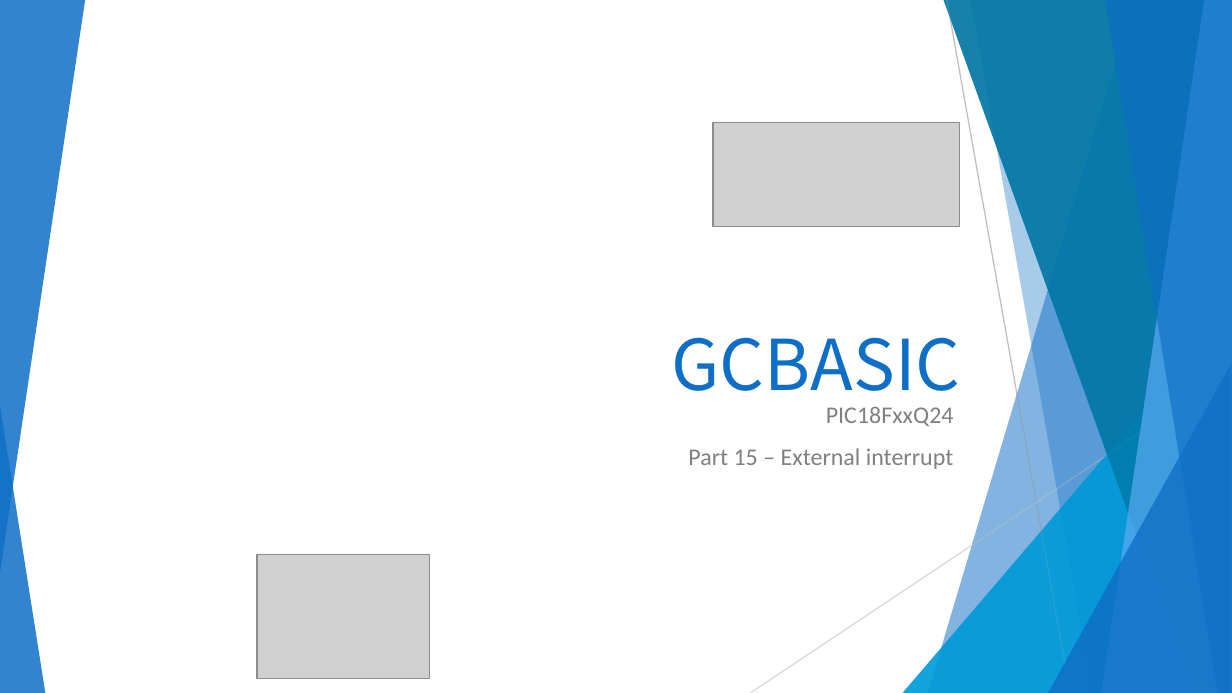
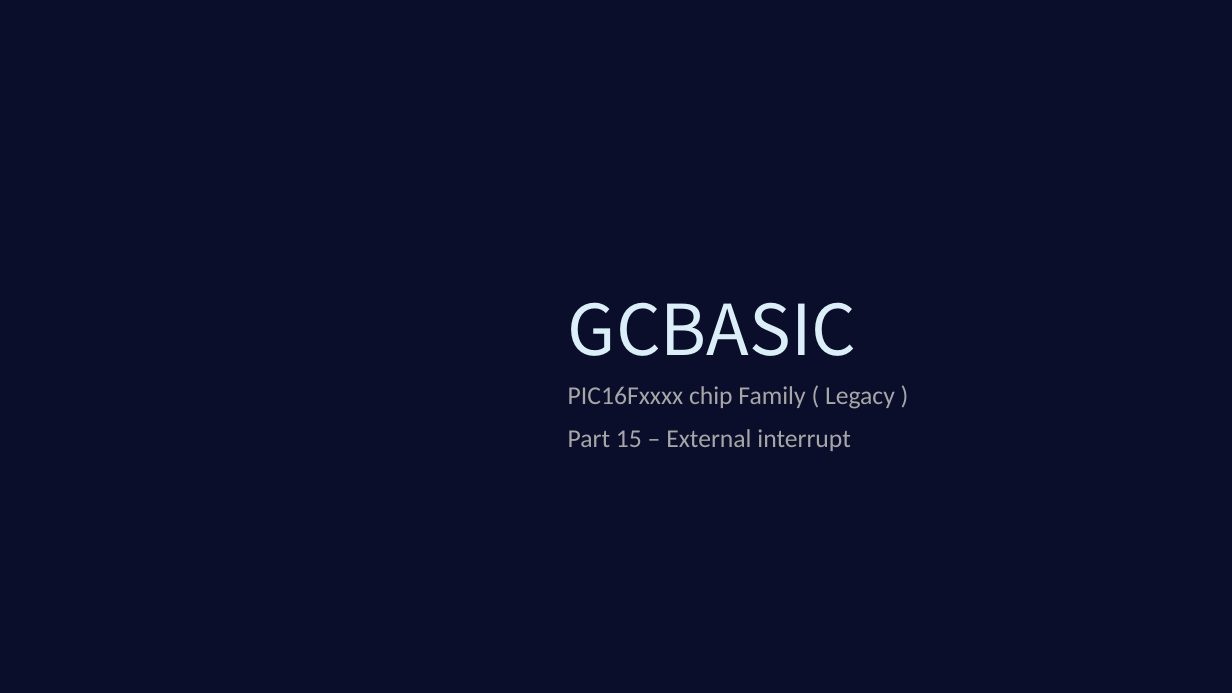
Before and after one commit to GreatCowBASIC/Demonstration_Sources, a slide deck: slide 21 of Vendor_Boards/Microchip_PICDEM 2 plus_board_2010/tutorials/GCBASIC_Part15_Interrupt.pptx (slide 18 before the commit). Drawn at 1232x693 pixels with LibreOffice and Linux fonts; fonts in the diff are those of the drawing; grey boxes stand for pictures; background and template pictures are left out; a plain dark background stands for a picture behind light text. Boxes give left, top, right and bottom in pixels: in the first picture for what was removed or moved away, otherwise in the second. Text is boxed around its words. In the diff, an @@ line names an element or a change of style, - is before the commit and + after.

Commit message:
Updated 16Fxxxx tutorials

```diff
--- a/Vendor_Boards/Microchip_PICDEM 2 plus_board_2010/tutorials/GCBASIC_Part15_Interrupt.pptx
+++ b/Vendor_Boards/Microchip_PICDEM 2 plus_board_2010/tutorials/GCBASIC_Part15_Interrupt.pptx
@@ group removed at (0, 0, 1232, 692): 5 freeform shapes, 3 triangles @@
@@ rectangle added at (0, 0, 1232, 692), fill #0A0E2B @@
@@ picture removed at (713, 123, 960, 227) @@
@@ title "GCBASIC": place and size @@
-title "GCBASIC" at (672, 337, 961, 408)
+title "GCBASIC" at (568, 302, 857, 356)
@@ title "GCBASIC" at (568, 302, 857, 356): text colour #0F6FC6 to #DBEFF9; alignment right to left @@
@@ text "PIC16Fxxxx chip Family ( Legacy ...": place and size @@
-text "PIC16Fxxxx chip Family ( Legacy ..." at (688, 406, 954, 469)
+text "PIC16Fxxxx chip Family ( Legacy ..." at (568, 386, 895, 451)
@@ text at (568, 386, 895, 409): text changed; size 14 to 15 pt; text colour #808080 to #A6A6A6 @@
-PIC18FxxQ24
+PIC16Fxxxx chip Family ( Legacy )
@@ text at (568, 429, 851, 451): size 14 to 15 pt, text colour #808080 to #A6A6A6 in "Part 15 – External interrupt"; alignment right to left @@
@@ picture removed at (257, 554, 430, 679) @@
```
Also in this commit, not shown: 12 other slides changed, 4 slides added, 1 slide removed, 58 other files.
